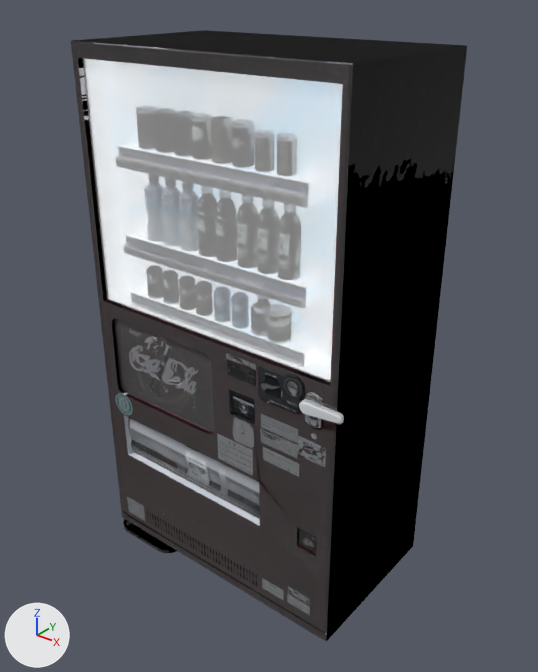
The glTF model Data/Model/Prop/vending.glb: old version first, new version second.
Camera for both pictures: a 50 mm camera at (2.99, -3.68, 2.36) aimed at (0.05, 0.01, 0.08). Arrows for +X, +Y and +Z are at lower left; the lights stay in place. The picture after the commit comes second. Where no turn or scale is listed for an object, it has been applied to the vertices. Vertices at exactly the same position are counted once.

The scene before the commit, as lines of its bpy script (objects in view):
```python
ob_body = bpy.data.objects.new('body', me_cube_001)
ob_body.location = (0.0, 0.0, 0.0)
ob_handle = bpy.data.objects.new('handle', me_cube_003)
ob_handle.location = (0.856, -0.649, 0.1)
ob_plane = bpy.data.objects.new('Plane', me_plane)
ob_plane.location = (0.0, 0.0, -1.802)
```
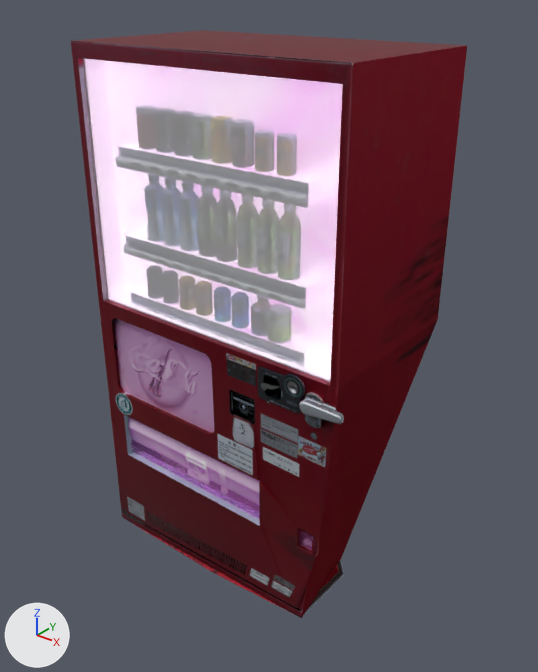
What changed in the scene script:
```text
Change img_texturescom_various0454_1_m:
    img_texturescom_various0454_1_m: load_image('TexturesCom_Various0454_1_M', '_unpacked/TexturesCom_Various0454_1_M', 1037, 1600, 'Non-Color') -> load_image('TexturesCom_Various0454_1_M', '_unpacked/TexturesCom_Various0454_1_M', 1037, 1600, 'sRGB')
Change mat_vend_main:
    remove n3 = _N.new('ShaderNodeMath'); n3.name = 'Math'
    remove n3.operation = 'MULTIPLY'
    remove n3.inputs[1].default_value = 0.0  # 'Value'
    where n7 = _N.new('ShaderNodeTexImage'); n7.name = 'Image Texture.002'
    n7.image: img_texturescom_various0454_1_m -> img_texturescom_various0454_1_m_001
    where n0 = _N.new('ShaderNodeBsdfPrincipled'); n0.name = 'Principled BSDF'
    where n4 = _N.new('ShaderNodeSeparateColor'); n4.name = 'Separate Color'
    remove _L.new(n3.outputs[0], n0.inputs[1])  # 'Value' to 'Metallic'
    remove _L.new(n4.outputs[2], n3.inputs[0])  # 'Blue' to 'Value'
    add _L.new(n4.outputs[2], n0.inputs[1])  # 'Blue' to 'Metallic'
Change mat_back_light:
    where n2 = _N.new('ShaderNodeTexImage'); n2.name = 'Image Texture'
    remove n3 = _N.new('ShaderNodeMath'); n3.name = 'Math'
    remove n3.operation = 'MULTIPLY'
    remove n3.inputs[1].default_value = 0.0  # 'Value'
    n2.image: img_texturescom_various0454_1_m -> img_texturescom_various0454_1_m_001
    where n7 = _N.new('ShaderNodeTexImage'); n7.name = 'Image Texture.002'
    n7.image: img_texturescom_various0454_1_m -> img_texturescom_various0454_1_m_001
    where n0 = _N.new('ShaderNodeBsdfPrincipled'); n0.name = 'Principled BSDF'
    where n4 = _N.new('ShaderNodeSeparateColor'); n4.name = 'Separate Color'
    remove _L.new(n3.outputs[0], n0.inputs[1])  # 'Value' to 'Metallic'
    remove _L.new(n4.outputs[2], n3.inputs[0])  # 'Blue' to 'Value'
    add _L.new(n4.outputs[2], n0.inputs[1])  # 'Blue' to 'Metallic'
Change mat_vend_main_toridashi:
    where n2 = _N.new('ShaderNodeTexImage'); n2.name = 'Image Texture'
    n2.image: img_texturescom_various0454_1_m -> img_texturescom_various0454_1_m_001
    where n6 = _N.new('ShaderNodeTexImage'); n6.name = 'Image Texture.002'
    n6.image: img_texturescom_various0454_1_m -> img_texturescom_various0454_1_m_001
Change mat_vend_glass2:
    where n2 = _N.new('ShaderNodeTexImage'); n2.name = 'Image Texture'
    remove n3 = _N.new('ShaderNodeMath'); n3.name = 'Math'
    remove n3.operation = 'MULTIPLY'
    remove n3.inputs[1].default_value = 0.0  # 'Value'
    n2.image: img_texturescom_various0454_1_m -> img_texturescom_various0454_1_m_001
    where n7 = _N.new('ShaderNodeTexImage'); n7.name = 'Image Texture.002'
    n7.image: img_texturescom_various0454_1_m -> img_texturescom_various0454_1_m_001
    where n0 = _N.new('ShaderNodeBsdfPrincipled'); n0.name = 'Principled BSDF'
    where n4 = _N.new('ShaderNodeSeparateColor'); n4.name = 'Separate Color'
    remove _L.new(n3.outputs[0], n0.inputs[1])  # 'Value' to 'Metallic'
    remove _L.new(n4.outputs[2], n3.inputs[0])  # 'Blue' to 'Value'
    add _L.new(n4.outputs[2], n0.inputs[1])  # 'Blue' to 'Metallic'
Change me_cube_001:
    remove me_cube_001.from_pydata(...)  # 467 vertices, 932 faces; spans x -1.03..1.03, y -0.61..0.6, z -1.68..1.99
    add me_cube_001.from_pydata(...)  # 481 vertices, 950 faces; spans x -1.03..1.03, y -0.61..0.6, z -1.68..1.99
    me_cube_001 part 1
    6 vertices are removed from x -1.03..1.03, y -0.6..0.6, z -1.68
    22 faces are deleted
    20 vertices are added at x -1.03..0.78, y -0.6..0.42, z -1.68..-1.52
    40 new faces join them, mat_vend_main
Remove ob_plane:
    ob_plane = bpy.data.objects.new('Plane', me_plane)
```

Boxes (x1, y1, x2, y2) around the edits, measured in the pictures (538 x 672 px):
'body', surface changed, reshaped: before (71, 30, 467, 642); after (71, 30, 467, 618)
'handle', surface changed (darker): (299, 399, 344, 424) in both
'Plane', deleted: before (123, 519, 177, 553)
part 1 of me_cube_001, cut back: before (128, 320, 438, 642); after (128, 320, 437, 618)
